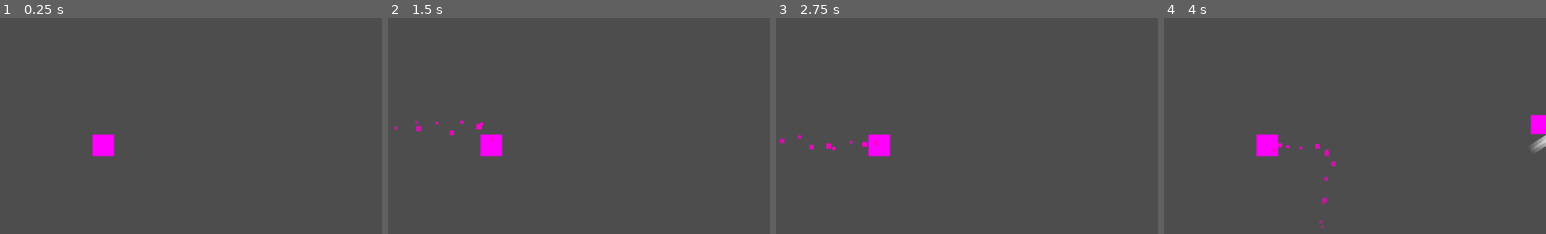
Above: before the commit, frames 1-4 (left to right).
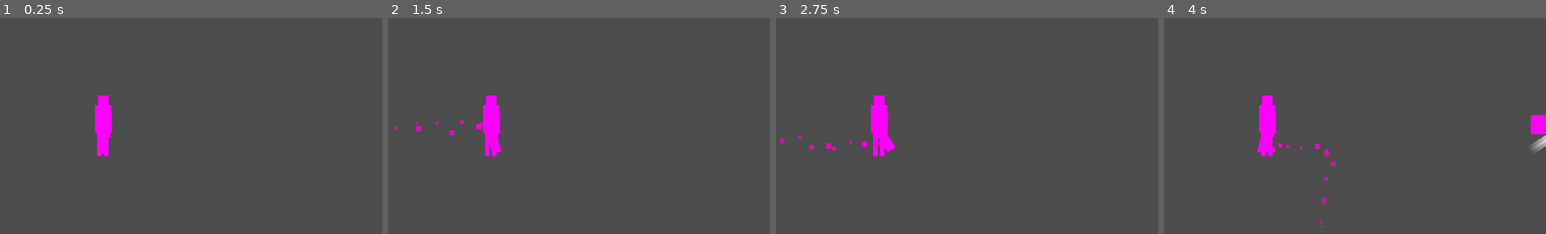
Above: after the commit, the same moments.

Repository: HunterDemonSlay/projet-JEU
Game: Godot game, scene res://scenes/world.tscn
Same seed, same stepped clock (60 frames per second), same inputs: the game is played once before the commit and once after it.
Inputs:
- Up to frame 1 (0.25 s): no input
- Up to frame 2 (1.5 s): tap Enter at 0.5 s; hold D (move_right) 0.53-1.28 s; hold S (move_down) from 1.28 s (still down)
- Up to frame 3 (2.75 s): release S (move_down) at 2.03 s; hold D (move_right) from 2.03 s (still down)
- Up to frame 4 (4 s): release D (move_right) at 2.78 s; hold W (move_up) 2.78-3.53 s; hold A (move_left) from 3.53 s (still down)
The pictures show only the part of the screen within x 36-86%, y 20-70%; the shares and areas given below are measured in that part.

The runs differ from the first frame. In frame 1, 1.1% of the frame differs, in the area x 24-30%, y 35-65%; in frame 2, 1.0%; in frame 3, 1.0%; in frame 4, 1.0%.

Commit message:
Ajouter le rig marionnette cut-out du personnage et le script ResonantFabric
Verifie en headless avec Godot 4.7 (import propre + 15s de jeu reel sans erreur).

- character_rig.tscn (Node2D) : hierarchie complete de pivots Sprite2D (Torso, Head, Hair, bras avant/arriere avec Hand+Sword, jambes avant/arriere, RobeTail), instanciee dans Player.tscn a la place du Sprite2D unique. Textures PlaceholderTexture2D dimensionnees indicativement par membre, a remplacer par les vrais sprites decoupes.
- ResonantFabric.gd : attache a Hair et RobeTail. Oscillation par sinus pondere par la vitesse du Player (balancement d'ambiance + trainee de mouvement + flutter haute frequence), lissee par interpolation exponentielle (effet ressort/inertie). Remonte l'arbre de scene pour retrouver le Player depuis n'importe quelle profondeur d'instanciation.

Diff:
--- /dev/null
+++ b/scenes/player/character_rig.tscn
@@ -0,0 +1,138 @@
+[gd_scene load_steps=15 format=3]
+
+[ext_resource type="Script" path="res://scripts/player/resonant_fabric.gd" id="1"]
+
+[sub_resource type="PlaceholderTexture2D" id="Tex_torso"]
+size = Vector2(24, 40)
+
+[sub_resource type="PlaceholderTexture2D" id="Tex_head"]
+size = Vector2(16, 16)
+
+[sub_resource type="PlaceholderTexture2D" id="Tex_hair"]
+size = Vector2(10, 30)
+
+[sub_resource type="PlaceholderTexture2D" id="Tex_arm_upper"]
+size = Vector2(6, 16)
+
+[sub_resource type="PlaceholderTexture2D" id="Tex_arm_lower"]
+size = Vector2(6, 16)
+
+[sub_resource type="PlaceholderTexture2D" id="Tex_hand"]
+size = Vector2(6, 6)
+
+[sub_resource type="PlaceholderTexture2D" id="Tex_sword"]
+size = Vector2(4, 30)
+
+[sub_resource type="PlaceholderTexture2D" id="Tex_leg_upper"]
+size = Vector2(7, 18)
+
+[sub_resource type="PlaceholderTexture2D" id="Tex_leg_lower"]
+size = Vector2(7, 18)
+
+[sub_resource type="PlaceholderTexture2D" id="Tex_robe_tail"]
+size = Vector2(14, 34)
+
+[node name="CharacterRig" type="Node2D"]
+
+[node name="Torso" type="Sprite2D" parent="."]
+position = Vector2(0, -20)
+texture = SubResource("Tex_torso")
+offset = Vector2(0, -20)
+
+[node name="Head" type="Node2D" parent="Torso"]
+position = Vector2(0, -38)
+
+[node name="HeadSprite" type="Sprite2D" parent="Torso/Head"]
+texture = SubResource("Tex_head")
+offset = Vector2(0, -8)
+
+[node name="Hair" type="Node2D" parent="Torso/Head"]
+position = Vector2(0, -4)
+script = ExtResource("1")
+idle_sway_amplitude_deg = 5.0
+velocity_sway_amplitude_deg = 18.0
+
+[node name="HairSprite" type="Sprite2D" parent="Torso/Head/Hair"]
+texture = SubResource("Tex_hair")
+offset = Vector2(0, 12)
+
+[node name="ArmUpperBack" type="Node2D" parent="Torso"]
+position = Vector2(-8, -30)
+
+[node name="ArmUpperBackSprite" type="Sprite2D" parent="Torso/ArmUpperBack"]
+texture = SubResource("Tex_arm_upper")
+offset = Vector2(0, 8)
+
+[node name="ArmLowerBack" type="Node2D" parent="Torso/ArmUpperBack"]
+position = Vector2(0, 16)
+
+[node name="ArmLowerBackSprite" type="Sprite2D" parent="Torso/ArmUpperBack/ArmLowerBack"]
+texture = SubResource("Tex_arm_lower")
+offset = Vector2(0, 8)
+
+[node name="ArmUpperFront" type="Node2D" parent="Torso"]
+position = Vector2(8, -30)
+
+[node name="ArmUpperFrontSprite" type="Sprite2D" parent="Torso/ArmUpperFront"]
+texture = SubResource("Tex_arm_upper")
+offset = Vector2(0, 8)
+
+[node name="ArmLowerFront" type="Node2D" parent="Torso/ArmUpperFront"]
+position = Vector2(0, 16)
+
+[node name="ArmLowerFrontSprite" type="Sprite2D" parent="Torso/ArmUpperFront/ArmLowerFront"]
+texture = SubResource("Tex_arm_lower")
+offset = Vector2(0, 8)
+
+[node name="Hand" type="Node2D" parent="Torso/ArmUpperFront/ArmLowerFront"]
+position = Vector2(0, 16)
+
+[node name="HandSprite" type="Sprite2D" parent="Torso/ArmUpperFront/ArmLowerFront/Hand"]
+texture = SubResource("Tex_hand")
+offset = Vector2(0, 3)
+
+[node name="Sword" type="Node2D" parent="Torso/ArmUpperFront/ArmLowerFront/Hand"]
+position = Vector2(3, 0)
+
+[node name="SwordSprite" type="Sprite2D" parent="Torso/ArmUpperFront/ArmLowerFront/Hand/Sword"]
+texture = SubResource("Tex_sword")
+offset = Vector2(0, -15)
+
+[node name="LegUpperBack" type="Node2D" parent="Torso"]
+position = Vector2(-5, 0)
+
+[node name="LegUpperBackSprite" type="Sprite2D" parent="Torso/LegUpperBack"]
+texture = SubResource("Tex_leg_upper")
+offset = Vector2(0, 9)
+
+[node name="LegLowerBack" type="Node2D" parent="Torso/LegUpperBack"]
+position = Vector2(0, 18)
+
+[node name="LegLowerBackSprite" type="Sprite2D" parent="Torso/LegUpperBack/LegLowerBack"]
+texture = SubResource("Tex_leg_lower")
+offset = Vector2(0, 9)
+
+[node name="LegUpperFront" type="Node2D" parent="Torso"]
+position = Vector2(5, 0)
+
+[node name="LegUpperFrontSprite" type="Sprite2D" parent="Torso/LegUpperFront"]
+texture = SubResource("Tex_leg_upper")
+offset = Vector2(0, 9)
+
+[node name="LegLowerFront" type="Node2D" parent="Torso/LegUpperFront"]
+position = Vector2(0, 18)
+
+[node name="LegLowerFrontSprite" type="Sprite2D" parent="Torso/LegUpperFront/LegLowerFront"]
+texture = SubResource("Tex_leg_lower")
+offset = Vector2(0, 9)
+
+[node name="RobeTail" type="Node2D" parent="Torso"]
+position = Vector2(0, -2)
+script = ExtResource("1")
+idle_sway_amplitude_deg = 10.0
+velocity_sway_amplitude_deg = 30.0
+spring_responsiveness = 4.0
+
+[node name="RobeTailSprite" type="Sprite2D" parent="Torso/RobeTail"]
+texture = SubResource("Tex_robe_tail")
+offset = Vector2(0, 17)
--- a/scenes/player/player.tscn
+++ b/scenes/player/player.tscn
@@ -4,15 +4,13 @@
 [ext_resource type="Script" path="res://scripts/player/player_animator.gd" id="4"]
 [ext_resource type="Script" path="res://scripts/weapons/qi_strike_weapon.gd" id="2"]
 [ext_resource type="PackedScene" path="res://scenes/projectiles/qi_strike_projectile.tscn" id="3"]
+[ext_resource type="PackedScene" path="res://scenes/player/character_rig.tscn" id="5"]
 
 [sub_resource type="CircleShape2D" id="CircleShape2D_body"]
 radius = 16.0
 
 [sub_resource type="CircleShape2D" id="CircleShape2D_pickup"]
 radius = 48.0
-
-[sub_resource type="PlaceholderTexture2D" id="PlaceholderTexture2D_sprite"]
-size = Vector2(32, 32)
 
 [sub_resource type="PlaceholderTexture2D" id="PlaceholderTexture2D_petal"]
 size = Vector2(6, 6)
@@ -41,8 +39,7 @@
 [node name="Player" type="CharacterBody2D"]
 script = ExtResource("1")
 
-[node name="Sprite2D" type="Sprite2D" parent="."]
-texture = SubResource("PlaceholderTexture2D_sprite")
+[node name="CharacterRig" parent="." instance=ExtResource("5")]
 
 [node name="CollisionShape2D" type="CollisionShape2D" parent="."]
 shape = SubResource("CircleShape2D_body")
--- /dev/null
+++ b/scripts/player/resonant_fabric.gd
@@ -0,0 +1,77 @@
+extends Node2D
+## Fait osciller un morceau de tissu/cheveux (RobeTail, Hair) de façon
+## procédurale, sans aucune keyframe d'AnimationPlayer.
+##
+## Combine 3 composantes, pondérées par la vitesse du `Player` :
+## 1. Un balancement d'ambiance ("vent léger"), actif même à l'arrêt.
+## 2. Une traînée de mouvement : le tissu est tiré dans la direction opposée
+##    au déplacement, proportionnellement à la vitesse actuelle.
+## 3. Un battement haute fréquence ("flutter"), qui casse la régularité
+##    parfaite du sinus pour un rendu plus organique en course rapide.
+## Le résultat est lissé par interpolation exponentielle (lerp_angle avec un
+## facteur dépendant du delta) plutôt qu'assigné directement, pour donner un
+## effet de ressort/inertie au lieu d'un mouvement mécanique.
+##
+## Attaché directement aux nœuds Hair et RobeTail (pas à leurs Sprite2D
+## enfants) : ce sont eux qui pivotent, le sprite suit par héritage de
+## transform. Ne JAMAIS aussi animer leur rotation depuis l'AnimationPlayer :
+## les deux entreraient en conflit (cf. Player_animator.gd).
+
+@export_group("Balancement d'ambiance")
+## Amplitude du balancement permanent, même à l'arrêt (degrés).
+@export var idle_sway_amplitude_deg: float = 8.0
+## Fréquence du balancement permanent.
+@export var idle_sway_frequency: float = 1.5
+
+@export_group("Réaction au mouvement")
+## Amplitude supplémentaire à pleine vitesse (degrés), ajoutée à l'idle sway.
+@export var velocity_sway_amplitude_deg: float = 25.0
+## Vitesse de référence (px/s) pour normaliser l'effet de la vélocité.
+## Doit correspondre à peu près à Player.max_speed.
+@export var max_speed_reference: float = 300.0
+
+@export_group("Ressort")
+## Plus la valeur est élevée, plus le tissu "rattrape" vite sa cible
+## (réactif). Une valeur basse donne un effet plus lourd/trainant.
+@export var spring_responsiveness: float = 6.0
+
+var _time: float = 0.0
+var _base_rotation: float
+var _player: Player
+
+
+func _ready() -> void:
+	_base_rotation = rotation
+	_player = _find_player_ancestor()
+
+
+func _process(delta: float) -> void:
+	_time += delta
+
+	var velocity := _player.velocity if is_instance_valid(_player) else Vector2.ZERO
+	var speed_ratio := clampf(velocity.length() / max_speed_reference, 0.0, 1.0)
+
+	var idle_sway := sin(_time * idle_sway_frequency) * deg_to_rad(idle_sway_amplitude_deg)
+
+	# Le tissu traîne derrière le sens du déplacement horizontal.
+	var drag_direction := signf(-velocity.x) if absf(velocity.x) > 1.0 else 0.0
+	var motion_sway := drag_direction * speed_ratio * deg_to_rad(velocity_sway_amplitude_deg)
+
+	var flutter := sin(_time * idle_sway_frequency * 4.0) * deg_to_rad(velocity_sway_amplitude_deg) * 0.25 * speed_ratio
+
+	var target_rotation := _base_rotation + idle_sway + motion_sway + flutter
+
+	# Lissage exponentiel indépendant du framerate (cf. Godot docs sur
+	# lerp_angle + exp(-k*delta)) : se comporte comme un ressort amorti.
+	rotation = lerp_angle(rotation, target_rotation, 1.0 - exp(-spring_responsiveness * delta))
+
+
+## Remonte l'arbre de scène jusqu'à trouver le Player (le rig est instancié
+## comme enfant de Player, potentiellement plusieurs niveaux plus bas).
+func _find_player_ancestor() -> Player:
+	var node := get_parent()
+	while node != null:
+		if node is Player:
+			return node
+		node = node.get_parent()
+	return null
Not shown, added: scripts/player/resonant_fabric.gd.uid
